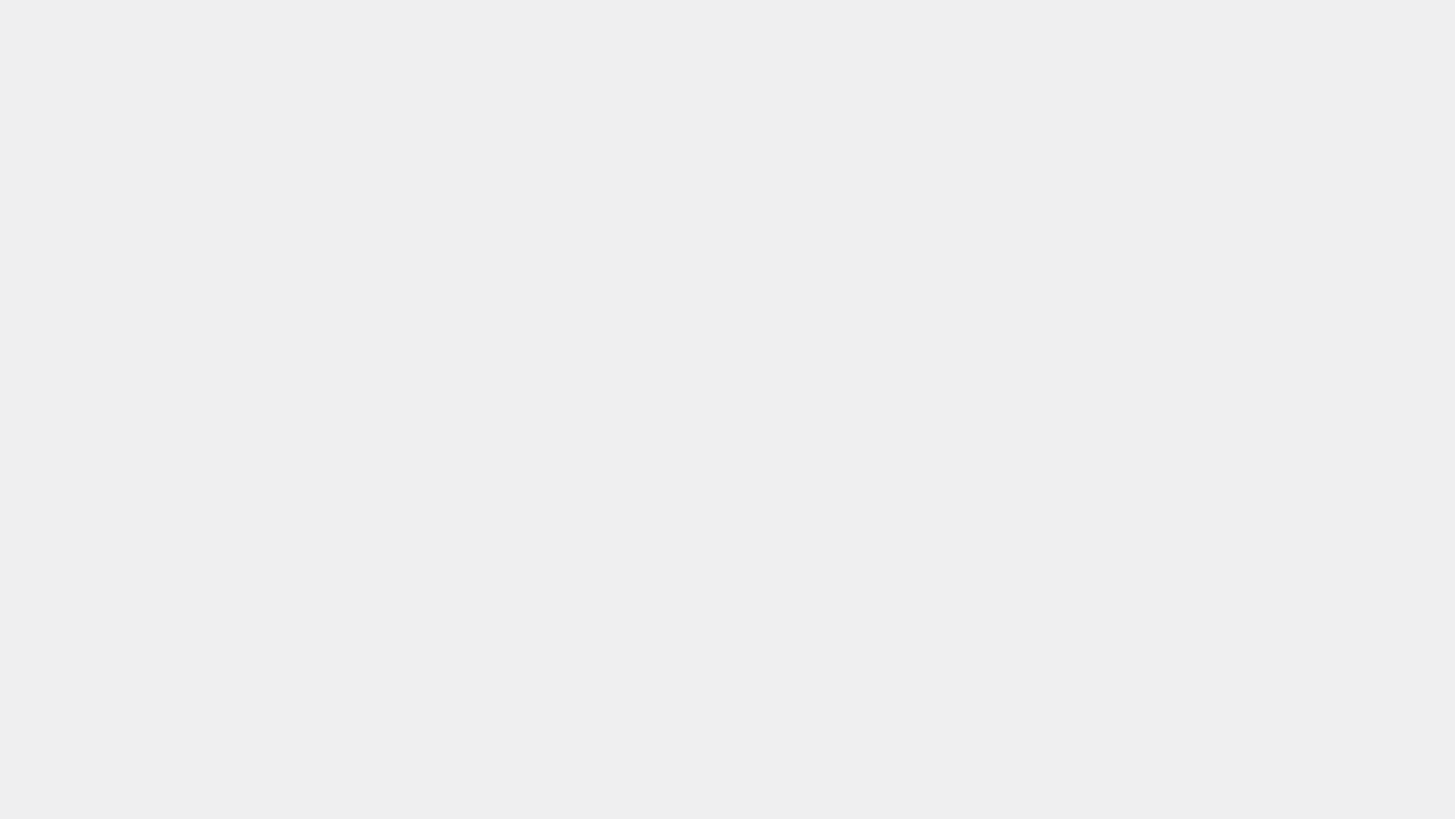
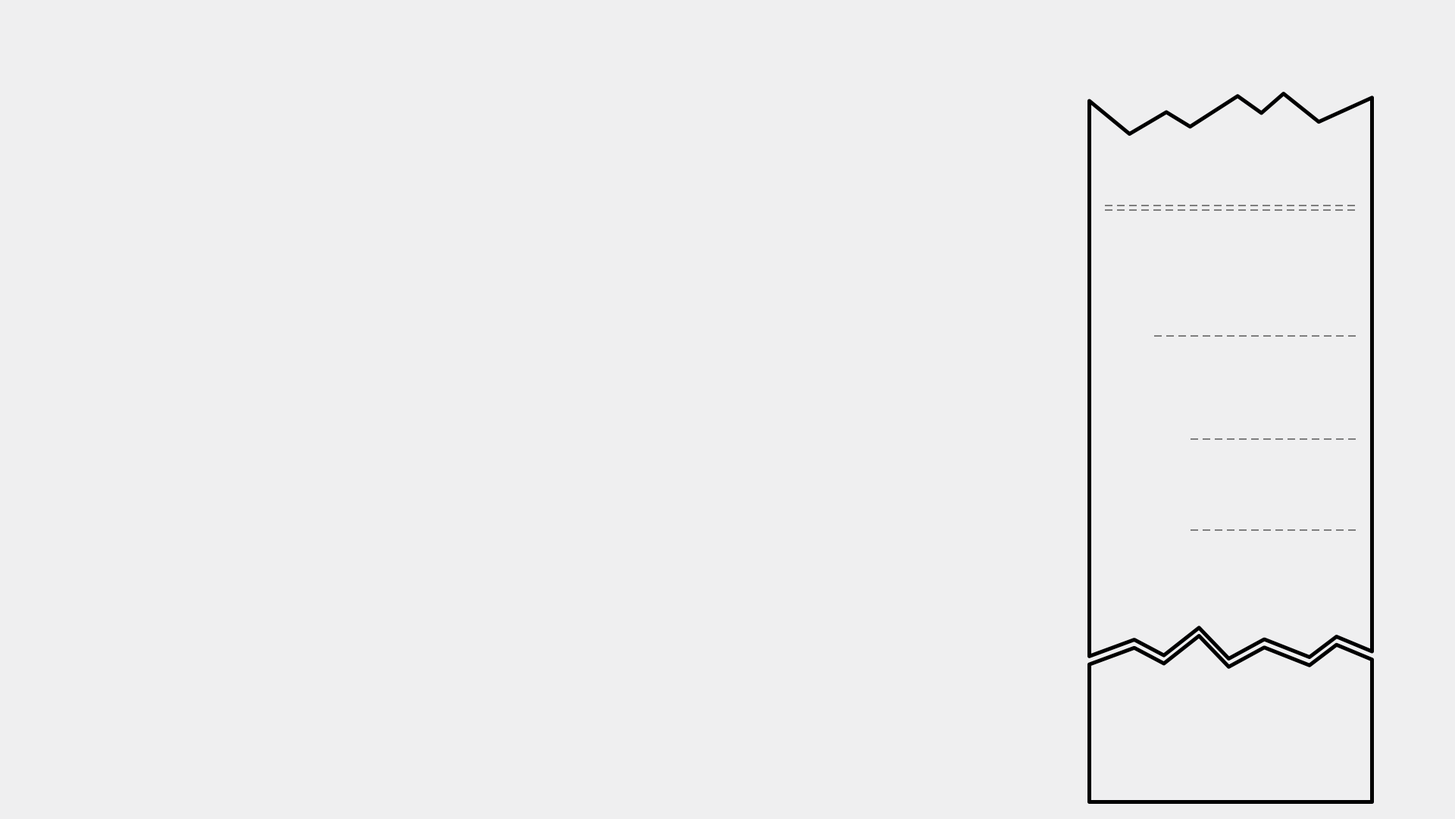
Revision of a layered w=1455, h=819 image; what changed, layer by layer:
added group "Group 2" with 18 layers above "영수증 아래" over (1087, 91, 1375, 661)
added group "Group 3" with 7 layers in group "Group 2" over (1190, 438, 1357, 531)
added layer "Shape 2 copy 4" in group "Group 3" over (1190, 438, 1357, 440)
added layer "Shape 2 copy 3" in group "Group 3" over (1190, 529, 1357, 531)
added layer "Shape 2 copy" in group "Group 2" over (1154, 335, 1357, 337)
added layer "Shape 2 copy 2" in group "Group 2" over (1105, 209, 1356, 211)
added layer "Shape 2" in group "Group 2" over (1105, 204, 1356, 207)
added layer "Shape 1" in group "Group 2" over (1087, 91, 1375, 661)
added layer "영수증 아래" above "Layer 7" over (1087, 633, 1375, 804)
